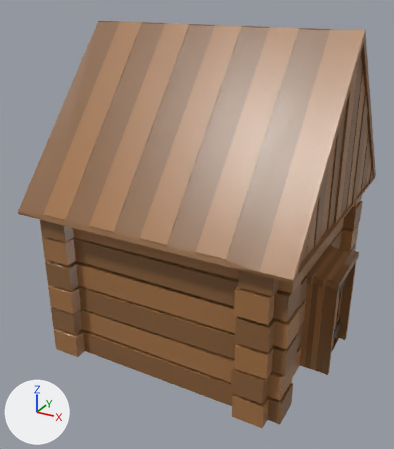
Two versions of the COLLADA model assets/models/blokhut.dae, one commit apart.
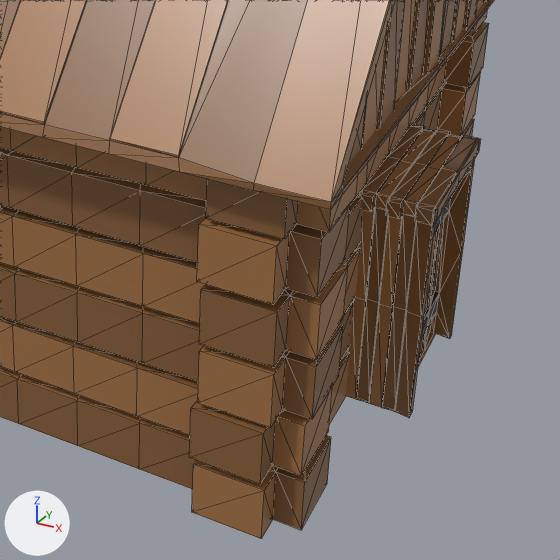
Each version is shown whole from a 50 mm lens placed at (2.07, -4.05, 3.02), pointed at (-0.04, -0.21, 1.1), then close up on the part from 37% to 100% of the width and 43% to 98% of the height. The lights are fixed; the arrows at lower left show +X, +Y and +Z. The close-ups show mesh edges as thin lines. Where no turn or scale is listed for an object, it has been applied to the vertices.
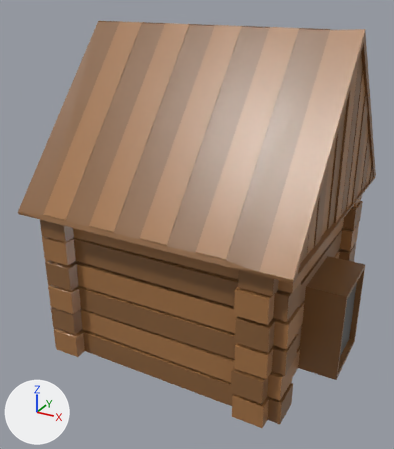
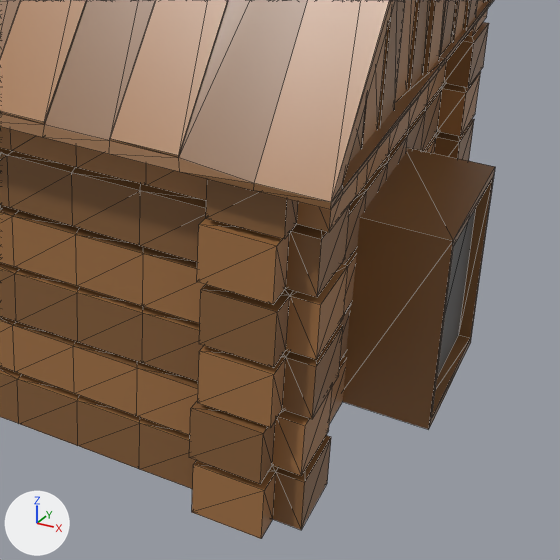
The change, as a diff of the scene's bpy script:
```diff
--- a/assets/models/blokhut.dae.py
+++ b/assets/models/blokhut.dae.py
@@ me_cube_001 @@
+me_cube_001.from_pydata(...)  # 16 vertices, 28 faces; spans x -0.177..0.177, y -0.305..0.305, z -0.4..0.4
+# faces by material slot: [4, 24]
+me_cube_001.materials.append(mat_material_002)  # black #383838
+me_cube_001.materials.append(mat_material_001)  # brown #875f3a
@@ ob_cube_008 @@
-ob_cube_008 = bpy.data.objects.new('Cube_008', me_cube_030)
-ob_cube_008.location = (0.942, 0.021, 0.463)
-ob_cube_008.scale = (0.307, -0.289, 0.445)
@@ ob_cube_001 @@
+ob_cube_001 = bpy.data.objects.new('Cube_001', me_cube_001)
+ob_cube_001.location = (1.153, 0.0, 0.417)
```

Changed parts and their boxes [x1, y1, x2, y2] in the close-ups (560 x 560 px):
'Cube_001', added (brown)
    after: [343, 148, 495, 429]
    faces in mat_material_001 (brown #875f3a): [343, 148, 495, 429]
    faces in mat_material_002 (black #383838): [437, 209, 475, 377]
'Cube_008', deleted (brown)
    before: [346, 124, 480, 418]
    faces in mat_material_001 (brown #875f3a): [347, 124, 480, 418]
    faces in mat_material (brown #a37246): [346, 129, 475, 408]
    faces in mat_material_003 (black #353535): [421, 198, 451, 340]
